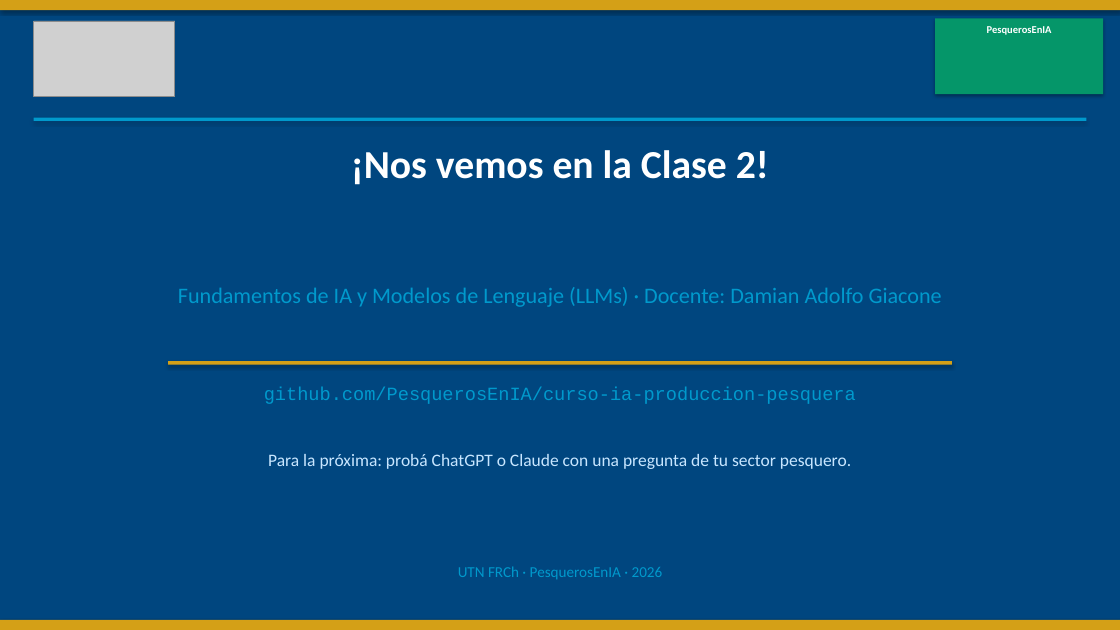
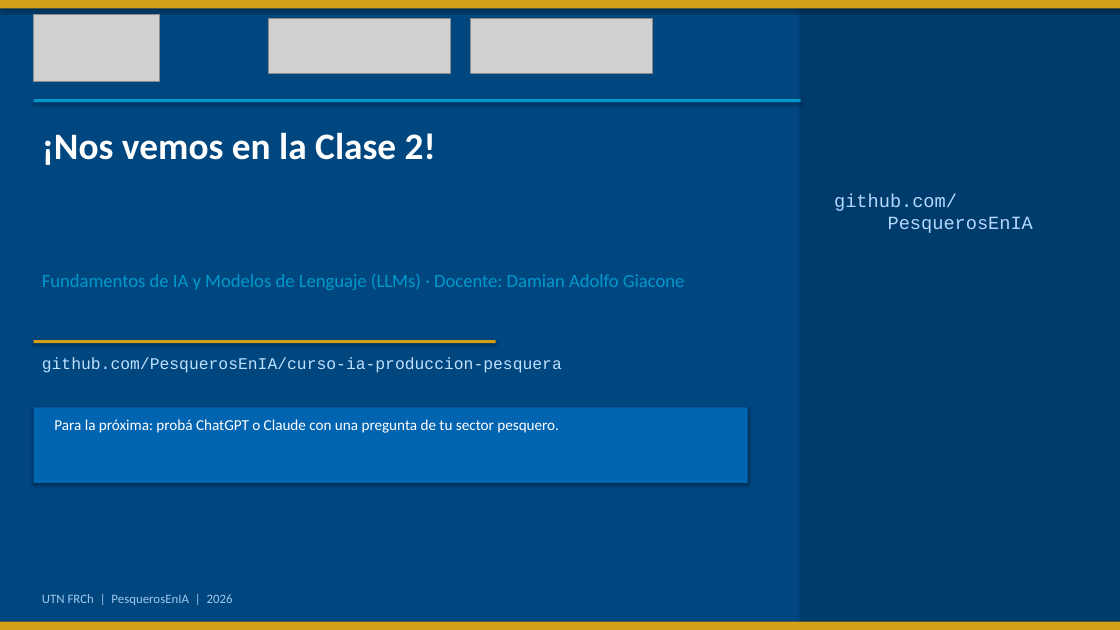
Before and after one commit to PesquerosEnIA/curso-ia-produccion-pesquera, a slide deck: slide 22 of clase_01_estrategia_transformacion/slides/slides_clase01.pptx. Drawn at 1120x630 pixels with LibreOffice and Linux fonts; fonts in the diff are those of the drawing; grey boxes stand for pictures. Boxes give left, top, right and bottom in pixels: in the first picture for what was removed or moved away, otherwise in the second. Text is boxed around its words. In the diff, an @@ line names an element or a change of style, - is before the commit and + after.

```diff
--- a/clase_01_estrategia_transformacion/slides/slides_clase01.pptx
+++ b/clase_01_estrategia_transformacion/slides/slides_clase01.pptx
@@ rectangle moved from (x1=0, y1=620, x2=1120, y2=630) to (x1=0, y1=0, x2=1120, y2=8) @@
@@ picture resized from (x1=34, y1=21, x2=175, y2=97) to (x1=34, y1=14, x2=159, y2=82) @@
@@ picture added at (x1=269, y1=18, x2=451, y2=73) @@
@@ picture added at (x1=471, y1=18, x2=653, y2=73) @@
@@ rectangle added at (x1=801, y1=0, x2=1120, y2=630), fill #003C6B @@
@@ rectangle removed at (x1=935, y1=18, x2=1103, y2=94) @@
@@ text removed at (x1=987, y1=26, x2=1052, y2=35) @@
-PesquerosEnIA
@@ text "¡Nos vemos en la Clase ..." moved from (x1=351, y1=150, x2=769, y2=185) to (x1=42, y1=132, x2=436, y2=165) @@
@@ text "¡Nos vemos en la Clase ..." at (x1=42, y1=132, x2=436, y2=165): size 34 to 32 pt; alignment centre to left @@
@@ rectangle resized from (x1=34, y1=118, x2=1086, y2=121) to (x1=34, y1=99, x2=801, y2=103) @@
@@ text added at (x1=834, y1=194, x2=1033, y2=233), 16 pt, text #B4D7FF @@
+github.com/
+PesquerosEnIA
@@ text "Fundamentos de IA y Modelos ..." moved from (x1=178, y1=287, x2=942, y2=307) to (x1=42, y1=274, x2=684, y2=290) @@
@@ text "Fundamentos de IA y Modelos ..." at (x1=42, y1=274, x2=684, y2=290): size 19 to 16 pt; alignment centre to left @@
@@ text "github.com/PesquerosEnIA/curso-ia-produccion-pesquera" moved from (x1=264, y1=387, x2=856, y2=404) to (x1=42, y1=357, x2=562, y2=373) @@
@@ text "github.com/PesquerosEnIA/curso-ia-produccion-pesquera" at (x1=42, y1=357, x2=562, y2=373): size 16 to 14 pt, text colour #0099CC to #BEE1FF; alignment centre to left @@
@@ rectangle added at (x1=34, y1=340, x2=496, y2=344), fill #D4A017 @@
@@ rectangle removed at (x1=168, y1=361, x2=952, y2=365) @@
@@ rectangle added at (x1=34, y1=408, x2=748, y2=483), fill #0064B1 @@
@@ text "Para la próxima: probá ChatGPT ..." moved from (x1=268, y1=454, x2=851, y2=469) to (x1=54, y1=419, x2=559, y2=433) @@
@@ text "Para la próxima: probá ChatGPT ..." at (x1=54, y1=419, x2=559, y2=433): size 15 to 13 pt, text colour #C8E6FF to #FFFFFF; alignment centre to left @@
@@ text at (x1=42, y1=594, x2=233, y2=605): text changed; size 13 to 11 pt; text colour #0099CC to #A0C8F0 @@
-UTN FRCh · PesquerosEnIA · 2026
+UTN FRCh | PesquerosEnIA | 2026
@@ rectangle moved from (x1=0, y1=0, x2=1120, y2=10) to (x1=0, y1=622, x2=1120, y2=630) @@
```
Also in this commit, not shown: 21 other slides changed, 8 other files.
